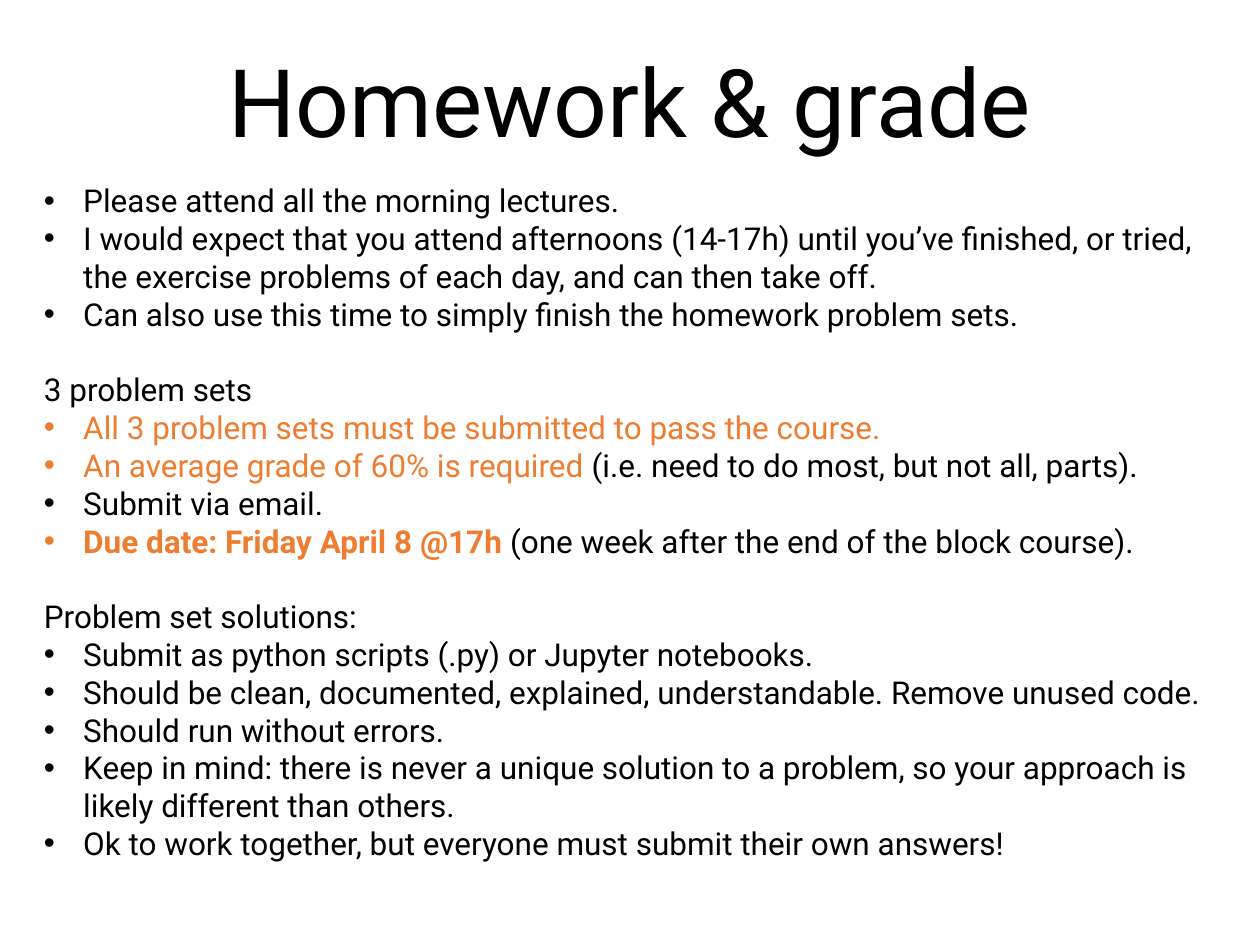
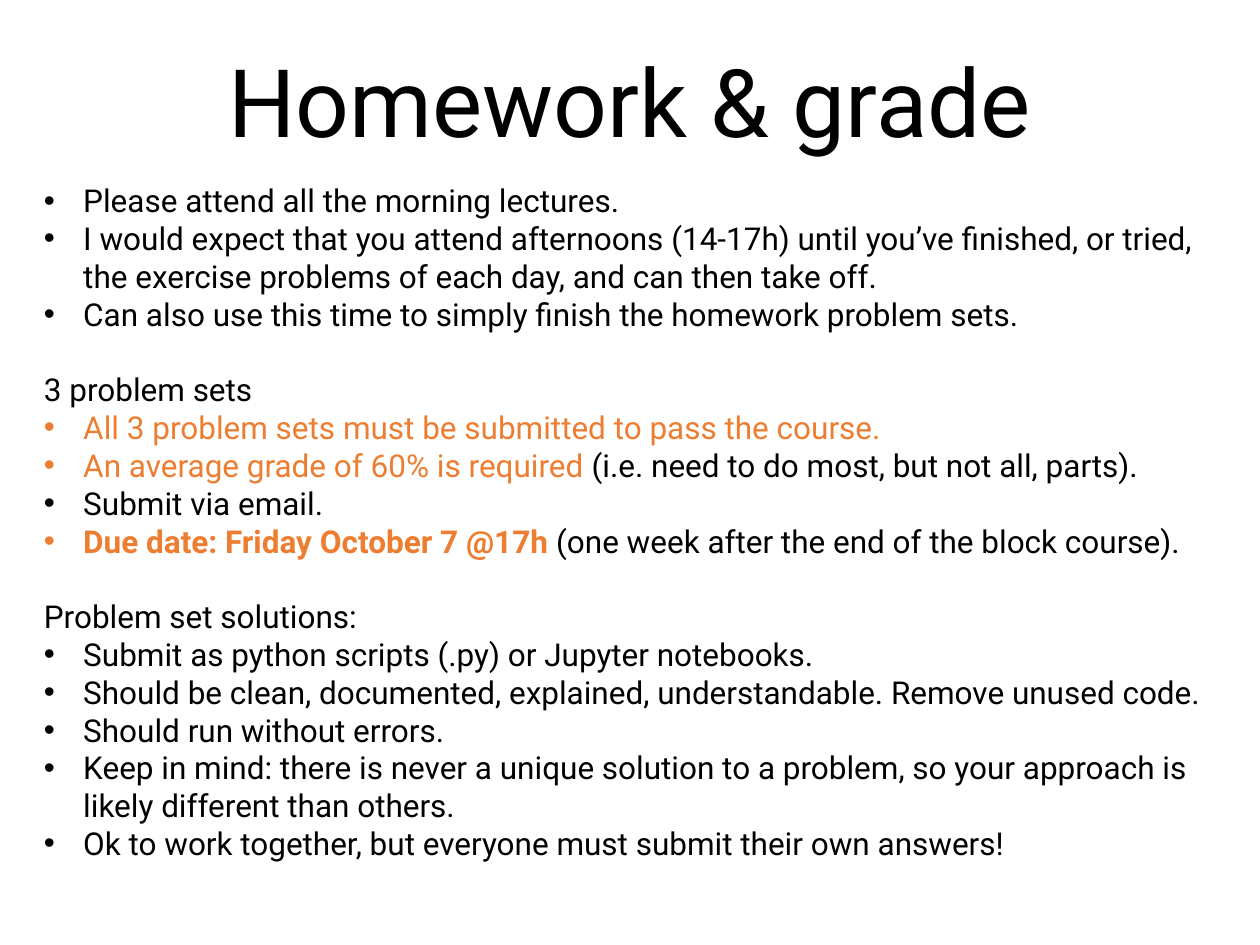
Before and after one commit to nelson-group/pycourse, a slide deck: slide 9 of intro.pptx. Drawn at 1260x945 pixels with LibreOffice and Linux fonts; fonts in the diff are those of the drawing. Boxes give left, top, right and bottom in pixels: in the first picture for what was removed or moved away, otherwise in the second. Text is boxed around its words. In the diff, an @@ line names an element or a change of style, - is before the commit and + after.

```diff
--- a/intro.pptx
+++ b/intro.pptx
@@ text at (83, 528, 1180, 560): text changed @@
-• Due date: Friday April 8 @17h (one week after the end of the block course).
+• Due date: Friday October 7 @17h (one week after the end of the block course).
```
Also in this commit, not shown: 1 other slide changed, 1 other file.
